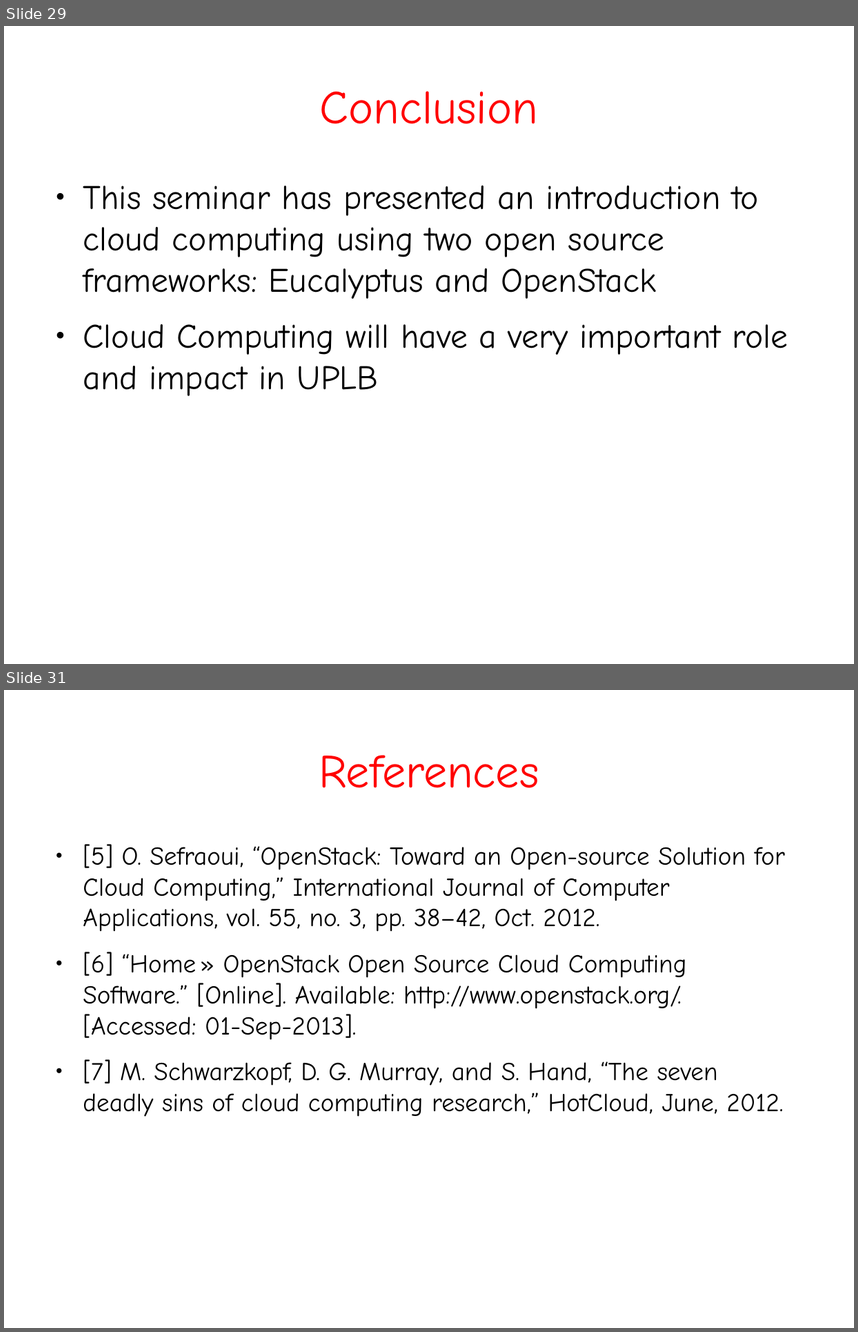
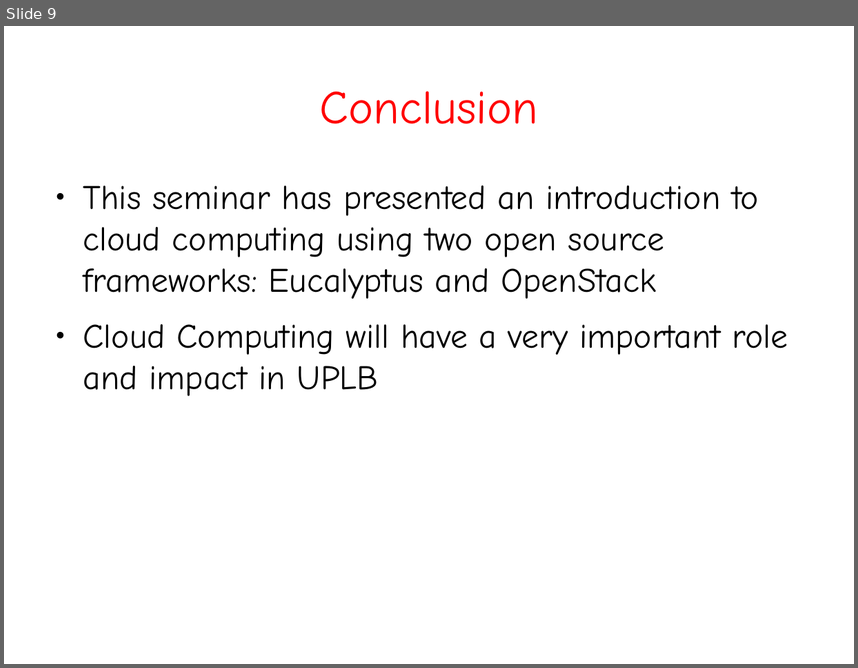
Before and after one commit to aanovelo/cmsc-137-ab5l-project, a slide deck: jach-phd/seminars/CMSC399-2-slides.odp. Shown one above the other, each under a label of ours: slides 29 and 31 before the commit, slide 9 after it; the slides between them are not shown. The pictures are 858x1332 and 858x668 pixels, drawn with LibreOffice and Linux fonts; fonts in the diff are those of the drawing. Boxes give left, top, right and bottom in pixels: in the first picture for what was removed or moved away, otherwise in the second. Text is boxed around its words. In the diff, an @@ line names an element or a change of style, - is before the commit and + after.

```diff
--- a/jach-phd/seminars/CMSC399-2-slides.odp
+++ b/jach-phd/seminars/CMSC399-2-slides.odp
@@ slide 31 removed at [4,690,854,1328], background #FFFFFF @@
@@ title removed at [319,755,539,788] @@
-References
@@ text removed at [83,844,785,1116] @@
-● [5] O. Sefraoui, “OpenStack: Toward an Open-source Solution for Cloud Computing,” International Journal of Computer Applications, vol. 55, no. 3, pp. 38–42, Oct. 2012.
-● [6] “Home » OpenStack Open Source Cloud Computing Software.” [Online]. Available: http://www.openstack.org/. [Accessed: 01-Sep-2013].
-● [7] M. Schwarzkopf, D. G. Murray, and S. Hand, “The seven deadly sins of cloud computing research,” HotCloud, June, 2012.
@@ what was slide 29 is now slide 9 @@
```
Also in this commit, not shown: 3 slides added, 22 other slides removed.
